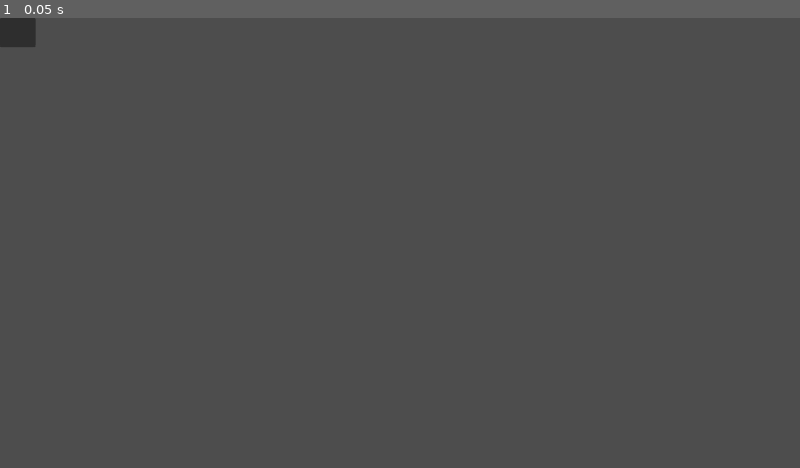
Above: before the commit, frame 1.
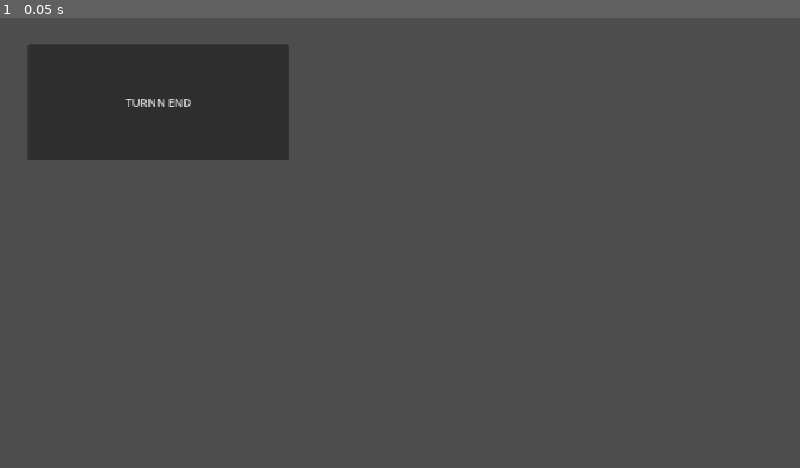
Above: after the commit, the same moment.

Repository: mahnoorqadri-serato/bohnanza-online
Game: Godot game, scene res://Scenes/test_scene.tscn
Same seed, same stepped clock (60 frames per second), same inputs: the game is played once before the commit and once after it.
Inputs:
- Up to frame 1 (0.05 s): no input

The runs differ from the first frame. In frame 1, 8.5% of the frame differs, in the area x 0-37%, y 0-32%.

Commit message:
link up turn end signal to button

Diff:
--- a/Scenes/button.gd
+++ b/Scenes/button.gd
@@ -14,4 +14,4 @@
 	print("turn end button was clicked!")
 	# gross dependency to the parent for now. eventually the turn end button will uhhh.... not sure
 	var game_manager := get_parent()
-	game_manager.emit_signal("turn_ended") # DOESN'T WORK
+	game_manager.emit_signal("turn_ended", game_manager.currentPlayer) # DOESN'T WORK?
--- a/Scenes/test_scene.tscn
+++ b/Scenes/test_scene.tscn
@@ -1,16 +1,19 @@
 [gd_scene format=3 uid="uid://4h4bdpt1tqjf"]
 
-[ext_resource type="Script" path="res://Scenes/game_manager.gd" id="1_3dogw"]
+[ext_resource type="Script" uid="uid://dxl3b3ox2tsr2" path="res://Scripts/game_manager.gd" id="1_r5l72"]
 [ext_resource type="Script" uid="uid://c75ueu2kcv5c1" path="res://Scenes/button.gd" id="2_r5l72"]
 
 [node name="TestScene" type="Node3D" unique_id=314350917]
 
 [node name="GameManager" type="Node3D" parent="." unique_id=1534952253]
-script = ExtResource("1_3dogw")
+script = ExtResource("1_r5l72")
 
 [node name="Button" type="Button" parent="GameManager" unique_id=1424636012]
-offset_right = 51.0
-offset_bottom = 42.0
+offset_left = 40.0
+offset_top = 38.0
+offset_right = 416.0
+offset_bottom = 205.0
+text = "TURNN END"
 script = ExtResource("2_r5l72")
 
 [connection signal="pressed" from="GameManager/Button" to="GameManager/Button" method="_on_pressed"]
--- a/Scripts/game_manager.gd
+++ b/Scripts/game_manager.gd
@@ -13,6 +13,7 @@
 
 # Called when the node enters the scene tree for the first time.
 func _ready() -> void:
+	print("Game initialised with %d players" % NUM_PLAYERS)
 	turn_ended.connect(end_turn)
 	for bean_index in card_data.bean_freq.size():
 		var frequency := card_data.bean_freq[bean_index]
@@ -22,6 +23,12 @@
 				frequency,
 				card_data.beanometer_data[bean_index]
 			))
+
+	var counts: Dictionary[String, int] = {}
+	for card in currentDeck:
+		counts[card.name] = counts.get(card.name, 0) + 1
+	print("Initial deck: %d cards %s" % [currentDeck.size(), counts])
+
 	start_turn()
 
 func start_turn() -> void:
